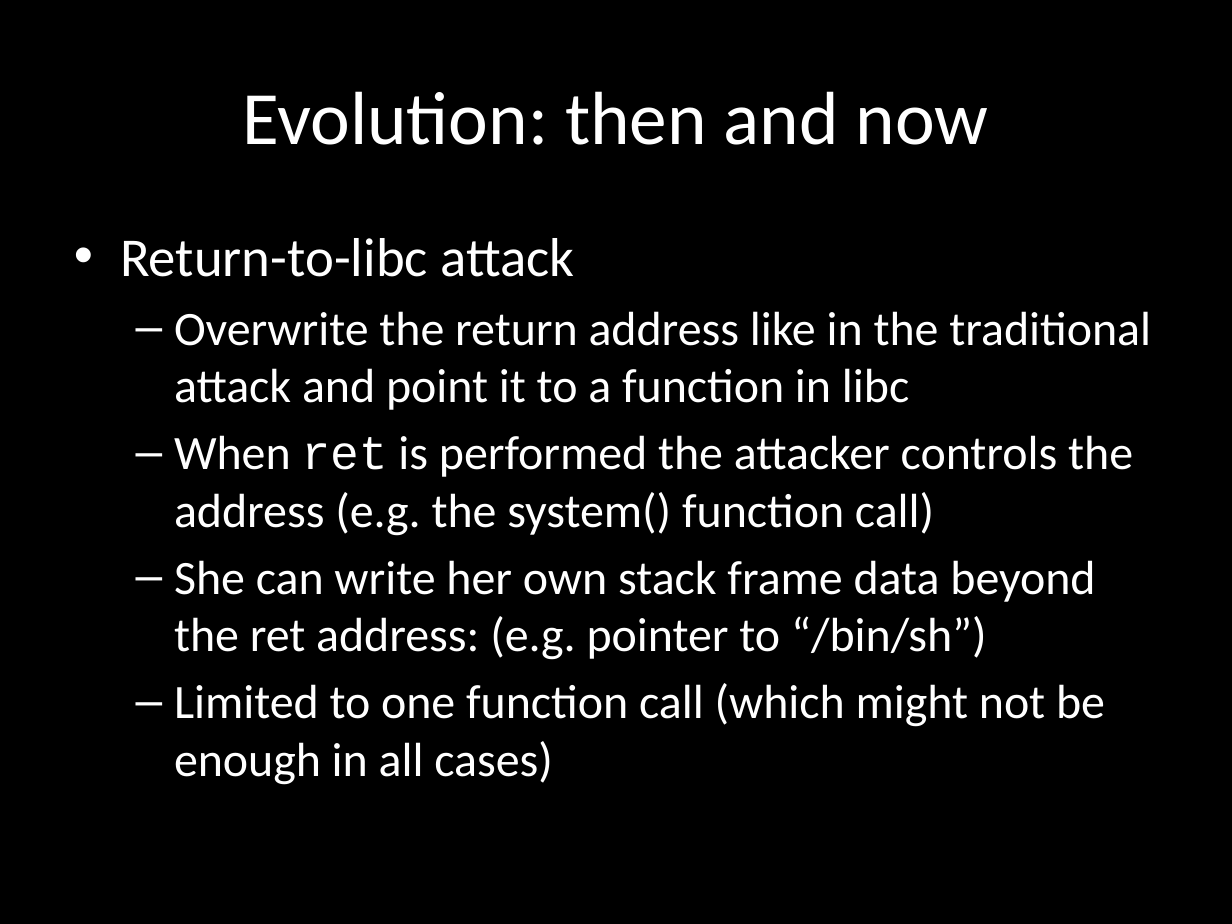
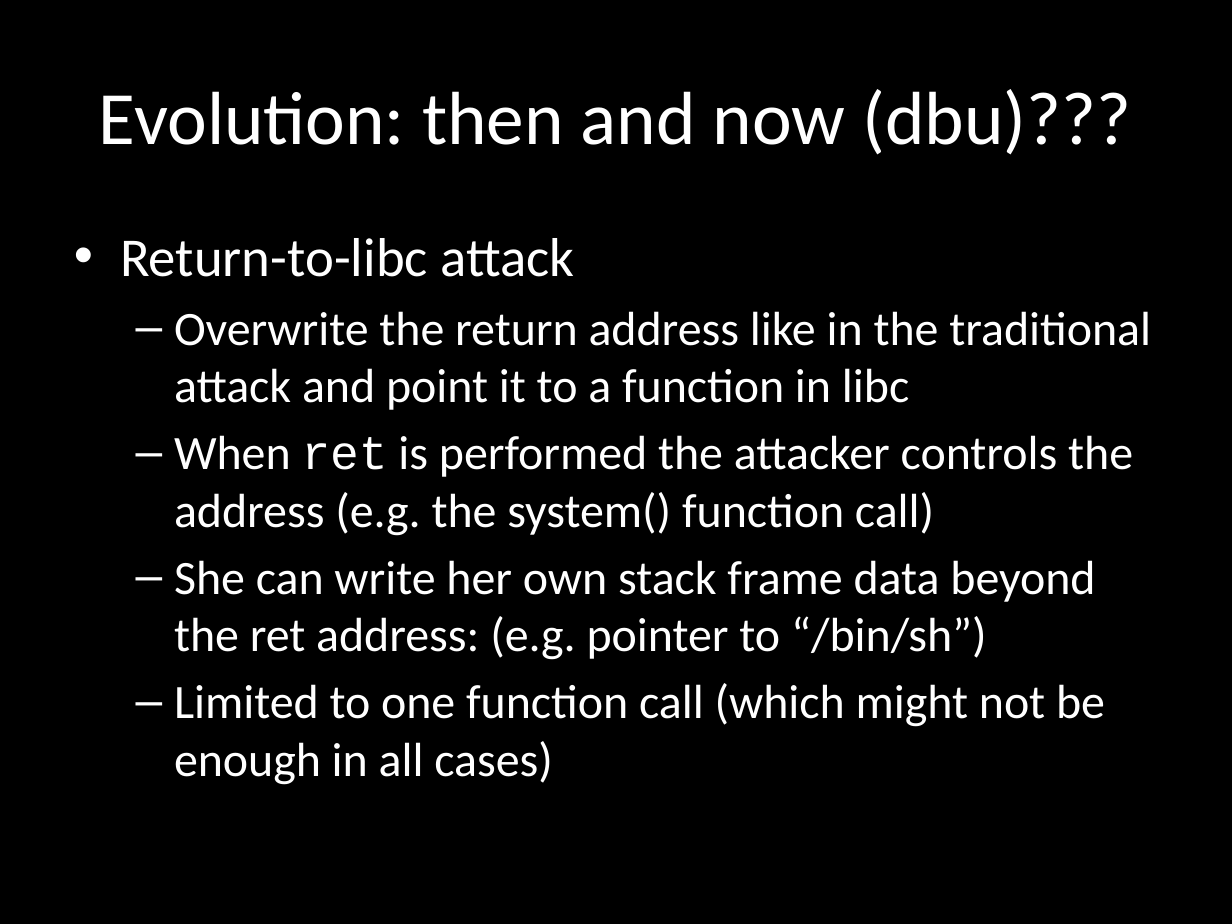
Before and after one commit to wuurrd/techzonepresentation, a slide deck: slide 14 of presentation.pptx (slide 7 before the commit). Drawn at 1232x924 pixels with LibreOffice and Linux fonts; fonts in the diff are those of the drawing. Boxes give left, top, right and bottom in pixels: in the first picture for what was removed or moved away, otherwise in the second. Text is boxed around its words. In the diff, an @@ line names an element or a change of style, - is before the commit and + after.

```diff
--- a/presentation.pptx
+++ b/presentation.pptx
@@ title at (x1=99, y1=89, x2=1132, y2=155): text changed @@
-Evolution: then and now
+Evolution: then and now (dbu)???
```
Also in this commit, not shown: 9 other slides changed, 8 slides added, 18 slides removed.
